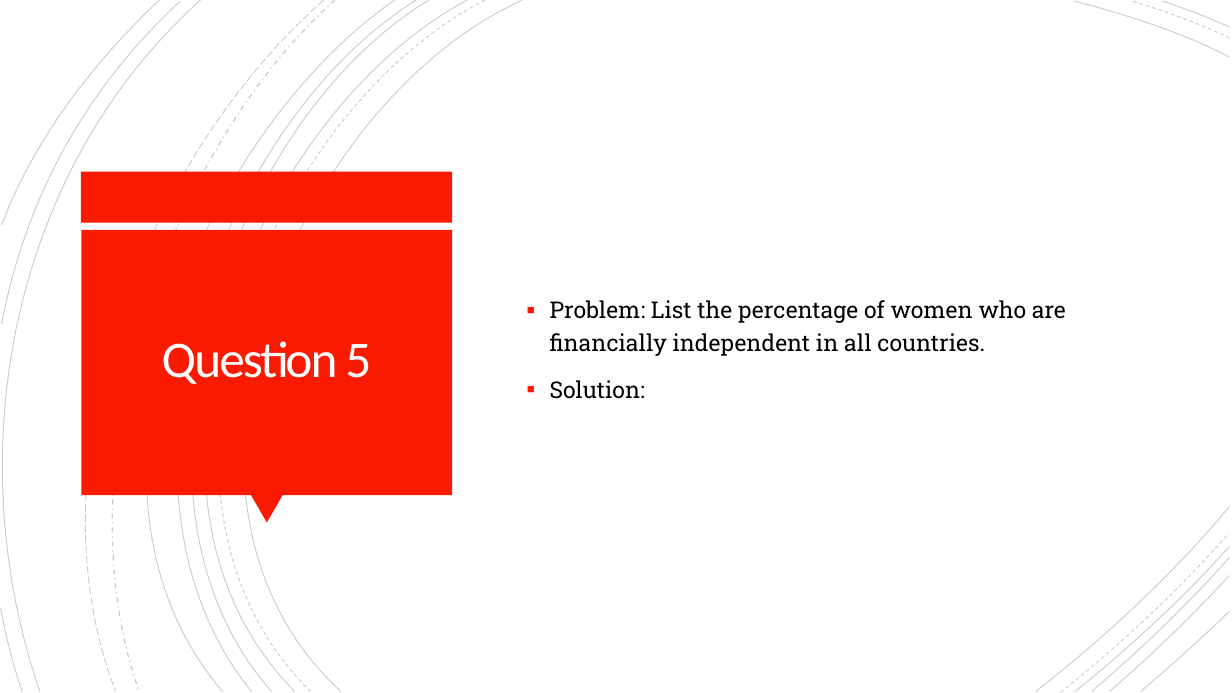
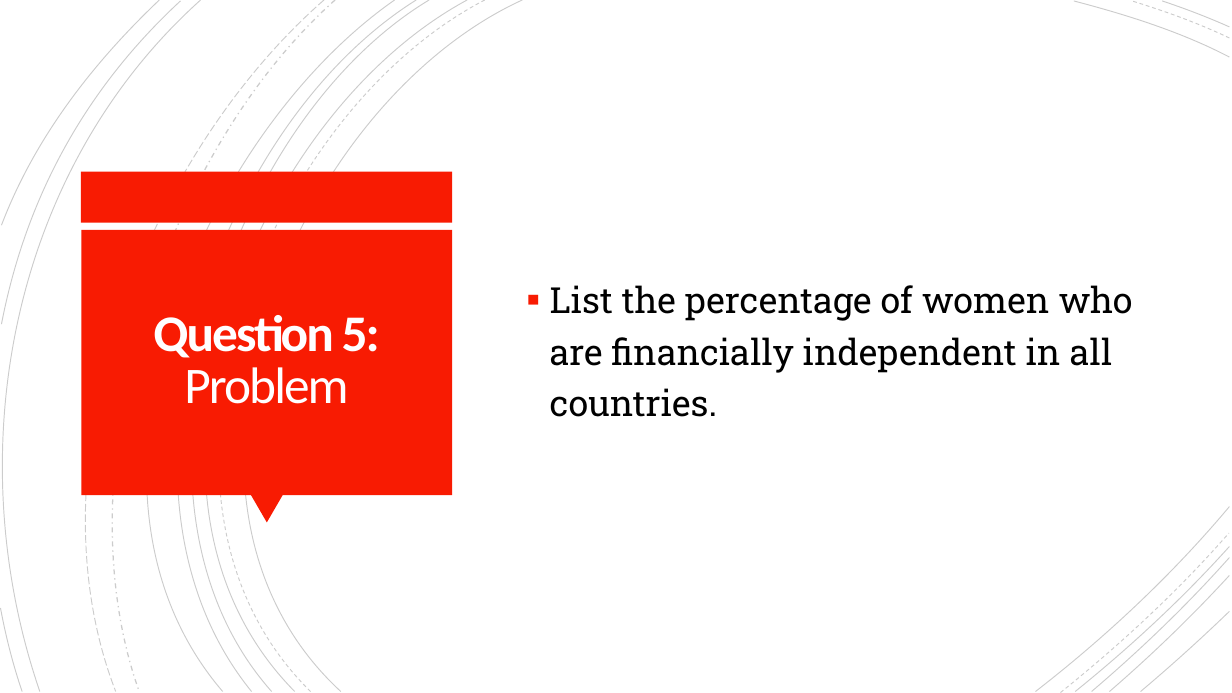
Before and after one commit to cordellsl/Project2, a slide deck: slide 21 of Project 2 Presentation.pptx (slide 16 before the commit). Drawn at 1232x693 pixels with LibreOffice and Linux fonts; fonts in the diff are those of the drawing. Boxes give left, top, right and bottom in pixels: in the first picture for what was removed or moved away, otherwise in the second. Text is boxed around its words. In the diff, an @@ line names an element or a change of style, - is before the commit and + after.

```diff
--- a/Project 2 Presentation.pptx
+++ b/Project 2 Presentation.pptx
@@ text at bbox=[550, 285, 1133, 417]: text changed; size 18 to 28 pt @@
-▪ Problem: List the percentage of women who are financially independent in all countries.
-▪ Solution:
+▪ List the percentage of women who are financially independent in all countries.
@@ title at bbox=[153, 315, 380, 404]: text changed; bold on @@
-Question 5
+Question 5:
+Problem
```
Also in this commit, not shown: 13 other slides changed, 7 slides added.
